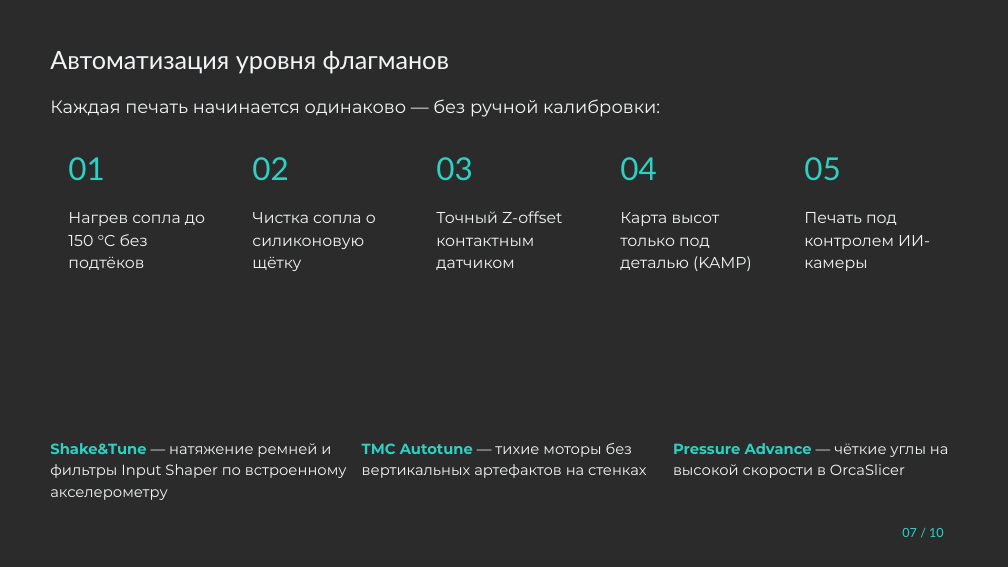
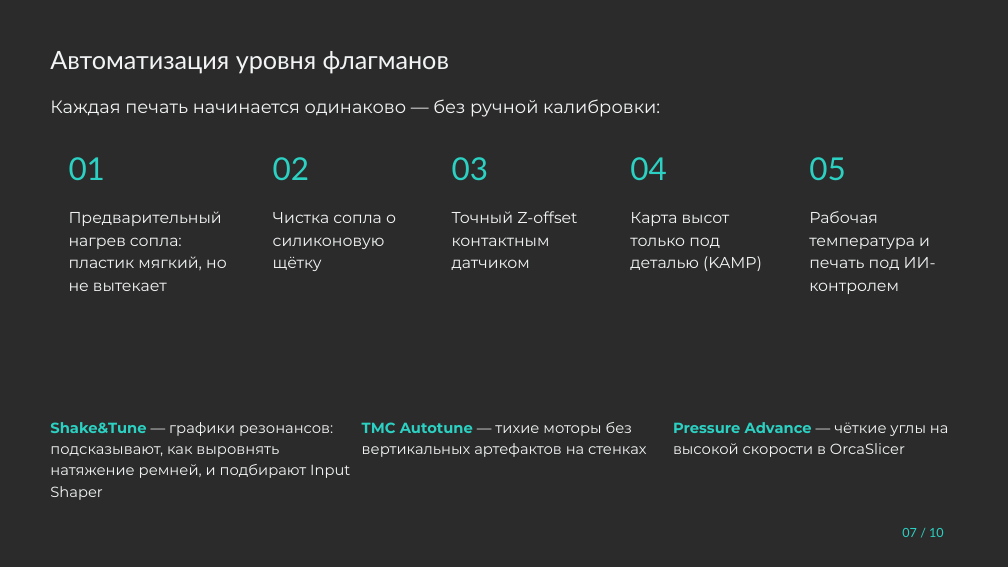
Before and after one commit to pmixay/3d-project, a slide deck: slide 7 of submission/Hercules_prezentaciya.pptx. Drawn at 1008x567 pixels with LibreOffice and Linux fonts; fonts in the diff are those of the drawing; background and template pictures are left out; a plain dark background stands for a picture behind light text. Boxes give left, top, right and bottom in pixels: in the first picture for what was removed or moved away, otherwise in the second. Text is boxed around its words. In the diff, an @@ line names an element or a change of style, - is before the commit and + after.

```diff
--- a/submission/Hercules_prezentaciya.pptx
+++ b/submission/Hercules_prezentaciya.pptx
@@ text "02": place and size @@
-text "02" at bbox=[252, 157, 288, 180]
+text "02" at bbox=[273, 157, 309, 180]
@@ text "03": place and size @@
-text "03" at bbox=[436, 157, 472, 180]
+text "03" at bbox=[452, 157, 488, 180]
@@ text "04": place and size @@
-text "04" at bbox=[620, 157, 656, 180]
+text "04" at bbox=[630, 157, 666, 180]
@@ text "05": place and size @@
-text "05" at bbox=[804, 157, 840, 180]
+text "05" at bbox=[809, 157, 845, 180]
@@ text "Чистка сопла о силиконовую щётку": place and size @@
-text "Чистка сопла о силиконовую щётку" at bbox=[252, 212, 376, 271]
+text "Чистка сопла о силиконовую щётку" at bbox=[273, 212, 396, 271]
@@ text "Точный Z-offset контактным датчиком": place and size @@
-text "Точный Z-offset контактным датчиком" at bbox=[436, 211, 562, 270]
+text "Точный Z-offset контактным датчиком" at bbox=[452, 211, 577, 270]
@@ text "Карта высот только под деталью ...": place and size @@
-text "Карта высот только под деталью ..." at bbox=[620, 212, 752, 271]
+text "Карта высот только под деталью ..." at bbox=[630, 212, 762, 271]
@@ text at bbox=[69, 211, 227, 291]: text changed @@
-Нагрев сопла до 150 °C без подтёков
+Предварительный нагрев сопла: пластик мягкий, но не вытекает
@@ text at bbox=[809, 211, 936, 294]: text changed @@
-Печать под контролем ИИ-камеры
+Рабочая температура и печать под ИИ-контролем
@@ text "TMC Autotune — тихие моторы ...": place and size @@
-text "TMC Autotune — тихие моторы ..." at bbox=[362, 443, 647, 478]
+text "TMC Autotune — тихие моторы ..." at bbox=[362, 422, 647, 457]
@@ text "Pressure Advance — чёткие углы ...": place and size @@
-text "Pressure Advance — чёткие углы ..." at bbox=[673, 443, 948, 478]
+text "Pressure Advance — чёткие углы ..." at bbox=[673, 422, 948, 457]
@@ text at bbox=[50, 422, 350, 500]: text changed @@
-Shake&Tune — натяжение ремней и фильтры Input Shaper по встроенному акселерометру
+Shake&Tune — графики резонансов: подсказывают, как выровнять натяжение ремней, и подбирают Input Shaper
```
Also in this commit, not shown: 1 other slide changed, 5 other files.
